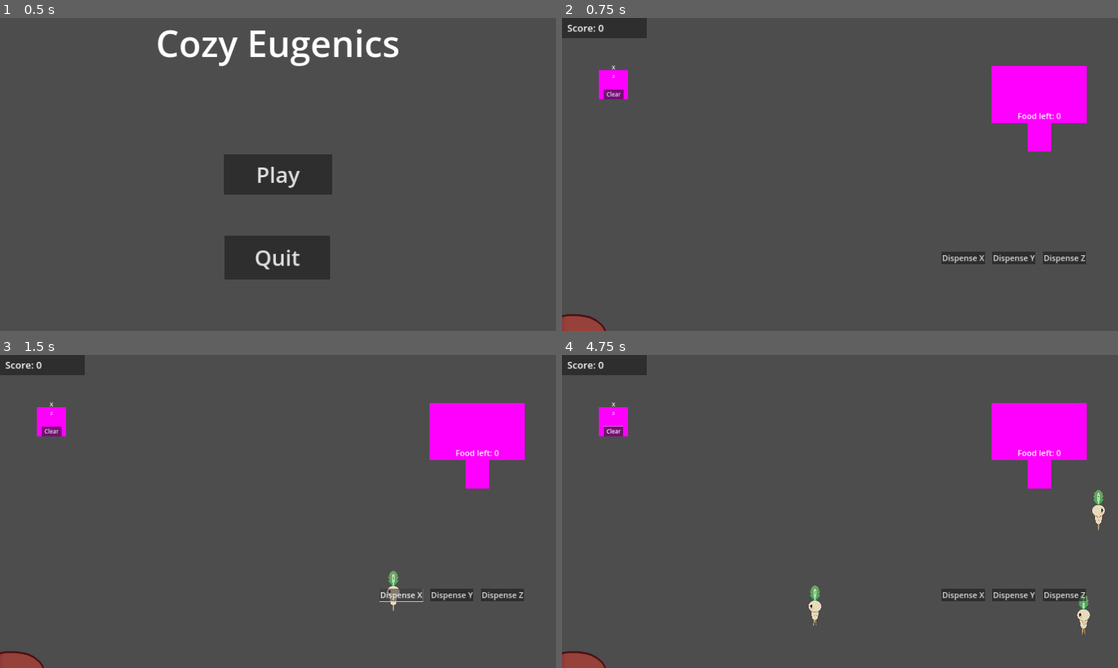
Above: before the commit, frames 1-4 (two rows, left to right).
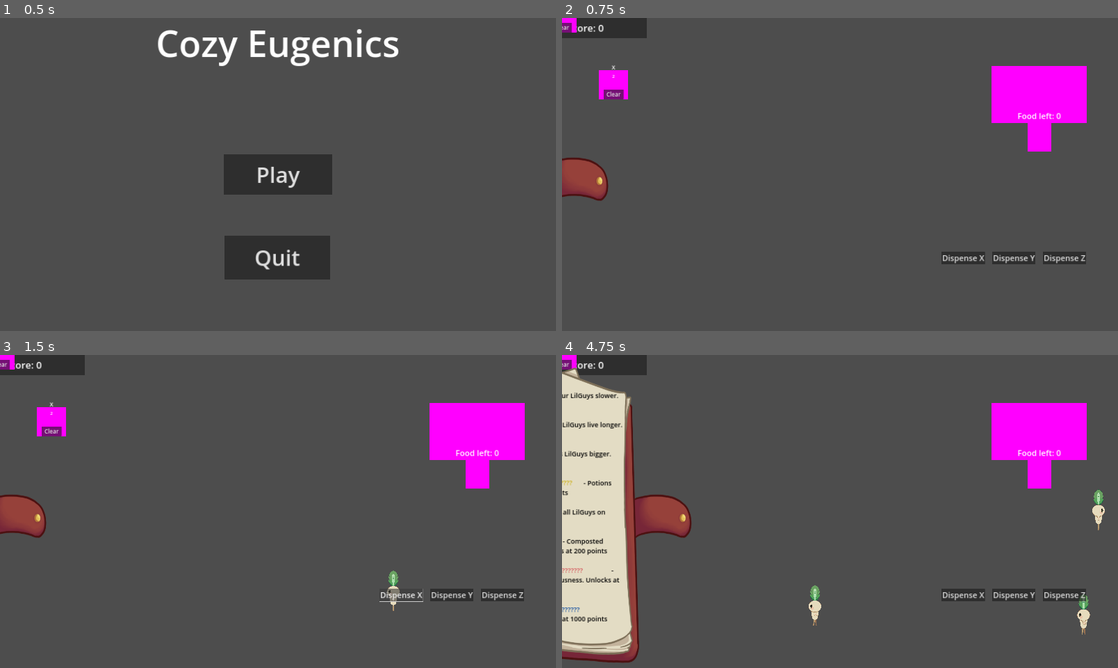
Above: after the commit, the same moments.

Repository: BoopEnthusiast/Cozy-Spring-Jam-2024
Game: Godot game, scene res://scenes/main_menu_screen.tscn
The game is run twice, just before and just after one commit, with the same random seed, the same clock (stepped at 60 frames per second) and the same inputs.
Inputs (mouse positions are in pixels of both pictures, inside the frame that each line leads up to):
- Up to frame 1 (0.5 s): no input
- Up to frame 2 (0.75 s): click "Play" at 0.5 s
- Up to frame 3 (1.5 s): click "Dispense X" at 1.25 s
- Up to frame 4 (4.75 s): click "Dispense Y" at 2 s; click "Dispense Z" at 2.75 s; click "Clear" at 3.5 s; click (578, 517) at 4.27 s

Frame 1 is identical in both runs. In frame 2, 1.4% of the frame differs, in the area x 0-9%, y 0-100%; in frame 3, 1.4%; in frame 4, 13%, in the area x 0-24%, y 0-100%.

Commit message:
main-theme music

Diff:
--- a/scenes/main.tscn
+++ b/scenes/main.tscn
@@ -8,7 +8,8 @@
 [ext_resource type="PackedScene" uid="uid://b4k1qoljldvsu" path="res://scenes/pause_menu.tscn" id="6_g71jd"]
 [ext_resource type="Script" path="res://scripts/score_text.gd" id="7_3vixa"]
 [ext_resource type="PackedScene" uid="uid://crmdcshv7rb21" path="res://scenes/recipes_screen.tscn" id="8_hntjs"]
-[ext_resource type="PackedScene" path="res://scenes/ending_screen.tscn" id="9_oil3o"]
+[ext_resource type="PackedScene" uid="uid://cwhb1ub5dsr8j" path="res://scenes/ending_screen.tscn" id="9_oil3o"]
+[ext_resource type="AudioStream" uid="uid://5xws4pnh8f6i" path="res://resources/Music/Main-theme.wav" id="10_pab80"]
 
 [node name="Main" type="Node2D"]
 script = ExtResource("1_ju8m2")
@@ -77,3 +78,12 @@
 [node name="RecipesScreen" type="CanvasLayer" parent="."]
 
 [node name="RecipeBackground" parent="RecipesScreen" instance=ExtResource("8_hntjs")]
+offset_top = -1509.0
+offset_bottom = 1462.0
+
+[node name="AudioStreamPlayer" type="AudioStreamPlayer" parent="."]
+stream = ExtResource("10_pab80")
+volume_db = -11.5
+autoplay = true
+
+[node name="Cauldron2" parent="." instance=ExtResource("4_1x7nn")]
--- a/scripts/cauldron.gd
+++ b/scripts/cauldron.gd
@@ -13,7 +13,7 @@
 
 
 func _on_body_entered(body):
-	if body.is_dragging and body is LilGuy:
+	if body is LilGuy and body.is_dragging:
 		body = body as LilGuy
 		if first_genes.is_empty():
 			first_genes = body.get_genes_as_string()
Not shown, added: resources/Music/Main-theme.wav.import
Not shown: 1 places in scenes/main.tscn that only renumber resources
Not shown, added: resources/Music/Main-theme.wav
